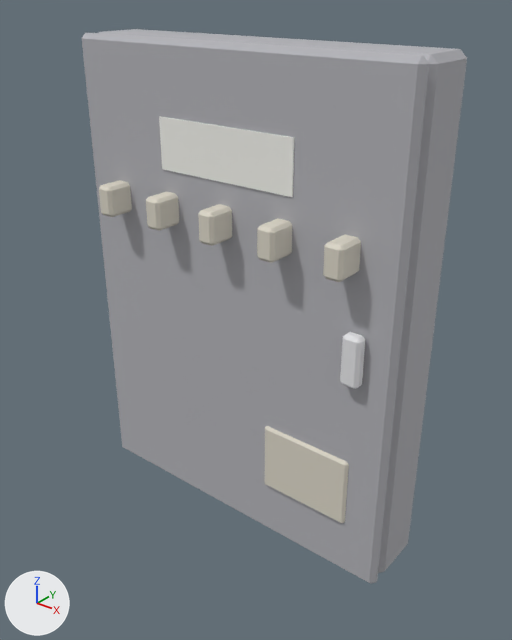
A saved change to the FBX model Assets/_GoodNight/Art/Models/breaker_box.fbx.
Both versions are drawn from a camera (50 mm lens) standing at (0.675, -0.793, 0.481) and looking at (0.033, 0.009, -0.016). The lights are fixed; the arrows at lower left show +X, +Y and +Z. The first picture is the older version. Where no turn or scale is listed for an object, it has been applied to the vertices.

The older version as bpy lines, for what is in view:
```python
me_body = bpy.data.meshes.new('Body')
me_body.from_pydata(...)  # 56 vertices, 58 faces; spans x -0.3..0.3, y -0.08..0.05, z -0.4..0.4
# faces by material slot: [26, 6, 26]
me_body.materials.append(mat_gn_metal)  # grey #b3b3b8
me_body.materials.append(mat_gn_plasticdark)  # dark grey #3f3f45
me_body.materials.append(mat_gn_plasticbeige)  # pale yellow #ddd7c8
me_door = bpy.data.meshes.new('Door')
me_door.from_pydata(...)  # 56 vertices, 58 faces; spans x 0.0..0.6, y -0.03..0.01, z -0.4..0.4
# faces by material slot: [26, 26, 6]
me_door.materials.append(mat_gn_metal)  # grey #b3b3b8
me_door.materials.append(mat_gn_chrome)  # white #e7e7ea
me_door.materials.append(mat_gn_label)  # white #f3f3ed
me_switch_3 = bpy.data.meshes.new('Switch_3')
me_switch_3.from_pydata(...)  # 48 vertices, 52 faces; spans x -0.035..0.035, y -0.05..0.02, z -0.1..0.1
# faces by material slot: [26, 26]
me_switch_3.materials.append(mat_gn_plasticdark)  # dark grey #3f3f45
me_switch_3.materials.append(mat_gn_plasticbeige)  # pale yellow #ddd7c8
ob_body = bpy.data.objects.new('Body', me_body)
ob_body.location = (0.0, 0.05, 0.0)
ob_door = bpy.data.objects.new('Door', me_door)
ob_door.location = (-0.3, -0.015, 0.0)
ob_switch_3 = bpy.data.objects.new('Switch_3', me_switch_3)
ob_switch_3.location = (0.11, -0.02, 0.15)
# also in view: 'Switch_0' at (-0.22, -0.035, 0.15); 'Switch_1' at (-0.11, -0.035, 0.15); 'Switch_2' at (0.0, -0.035, 0.15); 'Switch_4' at (0.22, -0.035, 0.15)
```
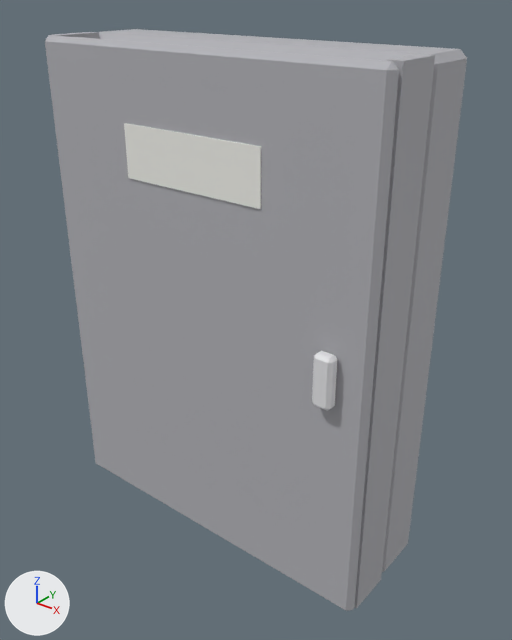
Patch to the scene script:
```diff
--- a/Assets/_GoodNight/Art/Models/breaker_box.fbx.py
+++ b/Assets/_GoodNight/Art/Models/breaker_box.fbx.py
@@ me_door @@
 # used by ob_door; location = (-0.3, -0.015, 0.0)
-me_door.from_pydata(...)  # 56 vertices, 58 faces; spans x 0.0..0.6, y -0.03..0.01, z -0.4..0.4
+me_door.from_pydata(...)  # 72 vertices, 70 faces; spans x 0.0..0.6, y -0.03..0.085, z -0.4..0.4
+# me_door part 1: a new loose piece, a box spanning x 0.0..0.02, y 0.01..0.085, z -0.4..0.4, in mat_gn_metal (grey #b3b3b8)
+# me_door part 2: a new loose piece, a box spanning x 0.58..0.6, y 0.01..0.085, z -0.4..0.4, in mat_gn_metal (grey #b3b3b8)
 me_door.materials.append(mat_gn_metal)
@@ ob_door @@
 ob_door = bpy.data.objects.new('Door', me_door)
-ob_door.location = (-0.3, -0.015, 0.0)
+ob_door.location = (-0.3, -0.085, 0.0)
```

Where the change shows, as pixel boxes (x1, y1, x2, y2) in the pictures (512 x 640 px):
'Door', reshaped, moved (12% wider): before (82, 33, 429, 584); after (45, 32, 435, 611)
part 1 of me_door, added: after (52, 32, 99, 39)
part 2 of me_door, added: after (354, 54, 435, 608)
'Switch_4', unchanged, covered by the edit: before (323, 234, 361, 282)
'Switch_3', unchanged, covered by the edit: before (257, 218, 292, 263)
